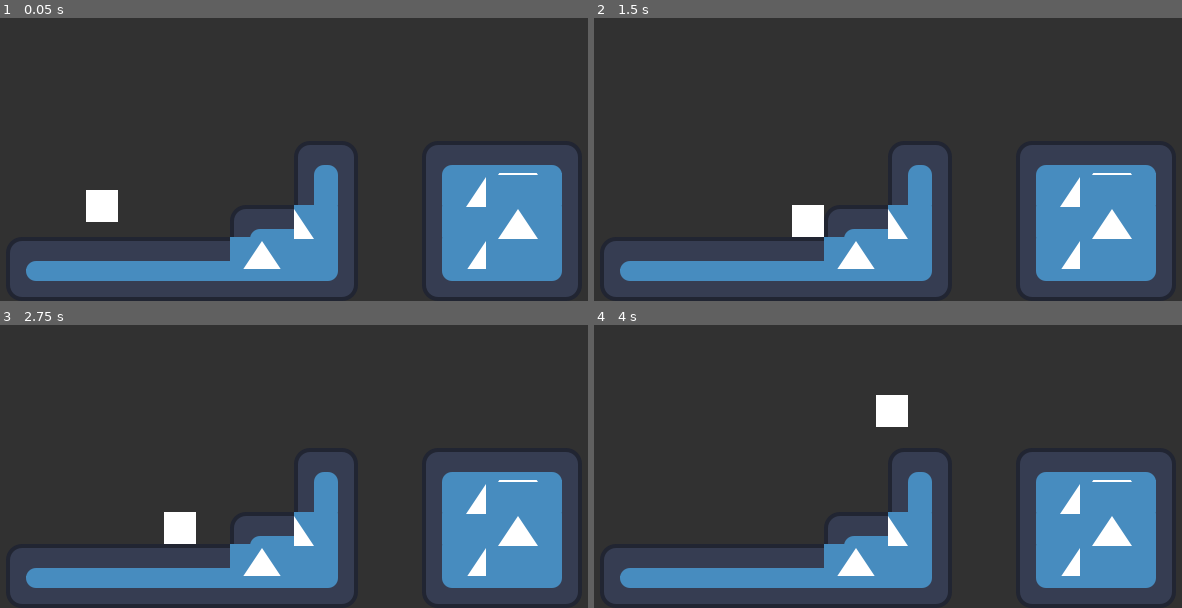
Above: before the commit, frames 1-4 (two rows, left to right).
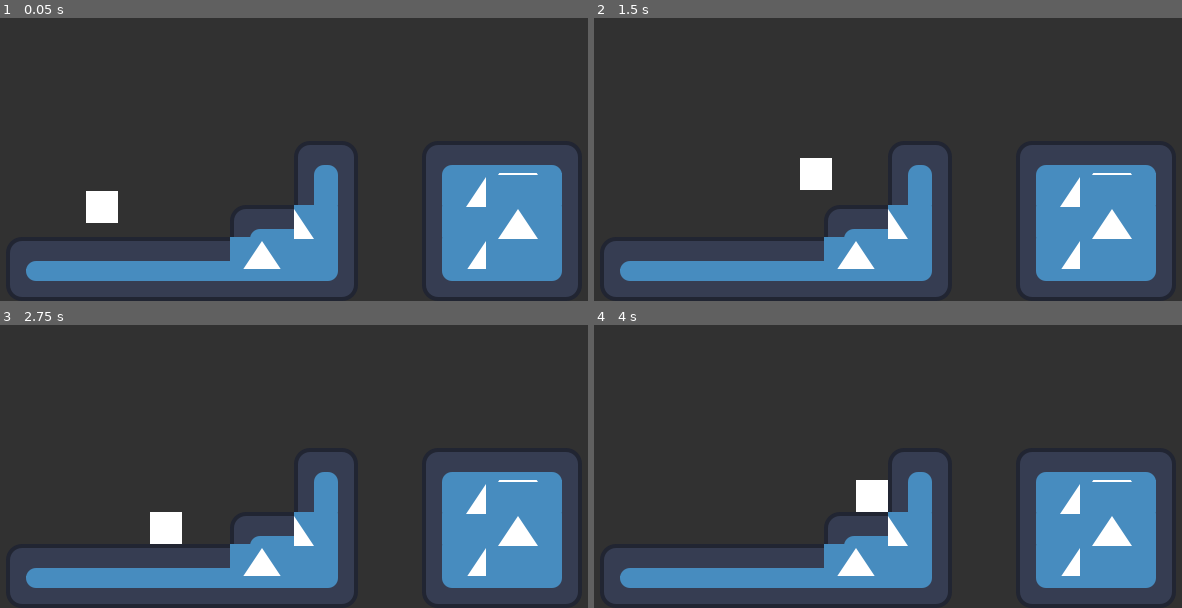
Above: after the commit, the same moments.

Repository: asztalosm/daydreamjumpstart
Game: Godot game, scene res://rootscene.tscn
Two runs of this game, one before a commit and one after it. Both use one fixed random seed, a clock stepped at 60 frames per second and the inputs below. The engine's default icon, where the game draws it, is replaced by a stand-in: a white triangle on a blue panel in a dark square.
Inputs:
- Up to frame 1 (0.05 s): no input
- Up to frame 2 (1.5 s): tap Enter at 0.5 s; hold Right (right) from 0.53 s (still down); tap Space (jump) at 0.6, 0.77, 1.07, 1.35 s
- Up to frame 3 (2.75 s): tap Space (jump) at 1.52, 1.82, 2.1 s; release Right (right) at 2.03 s; hold A (left) from 2.03 s (still down)
- Up to frame 4 (4 s): release A (left) at 2.78 s; hold Right (right) from 2.78 s (still down); tap Space (jump) at 2.85, 3.02, 3.32, 3.6, 3.77 s

The runs differ from the first frame. In frame 1, less than 0.1% of the frame differs, in the area x 14-21%, y 60-73%; in frame 2, 1.2%, in the area x 33-41%, y 49-78%; in frame 3, 0.5%; in frame 4, 1.2%.

Commit message:
Gravity changes to the character, had some difficulties cause of the way i implemented it

Diff:
--- a/player_character.gd
+++ b/player_character.gd
@@ -1,14 +1,27 @@
 extends CharacterBody2D
 
-const SPEED = 120.0
-const JUMP_VELOCITY = -400.0
+const SPEED = 160.0
+var jump_velocity = -475.0
+var gravity = 2300
+var jumptween
+signal changegravity
+
 
 func _physics_process(delta: float) -> void:
 	if not is_on_floor():
 		velocity += get_gravity() * delta
+	if is_on_floor():
+		PhysicsServer2D.area_set_param(get_viewport().find_world_2d().space, PhysicsServer2D.AREA_PARAM_GRAVITY, gravity)
 
 	if Input.is_action_just_pressed("jump") and is_on_floor():
-		velocity.y = JUMP_VELOCITY
+		gravity = 2300
+		jumptween = get_tree().create_tween()
+		jumptween.tween_property(self, "gravity", 750, 0.2)
+		jumptween.play()
+		velocity.y += jump_velocity
+
+	if Input.is_action_just_released("jump"):
+		jumptween.stop()
 
 	var direction := Input.get_axis("left", "right")
 	if direction:
@@ -16,4 +29,5 @@
 	else:
 		velocity.x = move_toward(velocity.x, 0, SPEED)
 
+	PhysicsServer2D.area_set_param(get_viewport().find_world_2d().space, PhysicsServer2D.AREA_PARAM_GRAVITY, gravity)
 	move_and_slide()
--- a/rootscene.tscn
+++ b/rootscene.tscn
@@ -65,7 +65,14 @@
 offset_bottom = 16.0
 metadata/_edit_use_anchors_ = true
 
+[node name="Timer" type="Timer" parent="PlayerCharacter"]
+wait_time = 0.1
+one_shot = true
+
 [node name="TileMapLayer" type="TileMapLayer" parent="."]
 position = Vector2(128, 264)
 tile_map_data = PackedByteArray("AAD9/wEAAAAAAAAAAAD+/wEAAAABAAAAAAD//wEAAAACAAAAAAAAAAEAAAABAAAAAAABAAEAAAACAAAAAAACAA …(800 unchanged characters)…
 tile_set = SubResource("TileSet_pma7i")
+
+[connection signal="changegravity" from="PlayerCharacter" to="PlayerCharacter" method="_on_changegravity"]
+[connection signal="timeout" from="PlayerCharacter/Timer" to="PlayerCharacter" method="_on_timer_timeout"]
Not shown, changed: .gitignore
